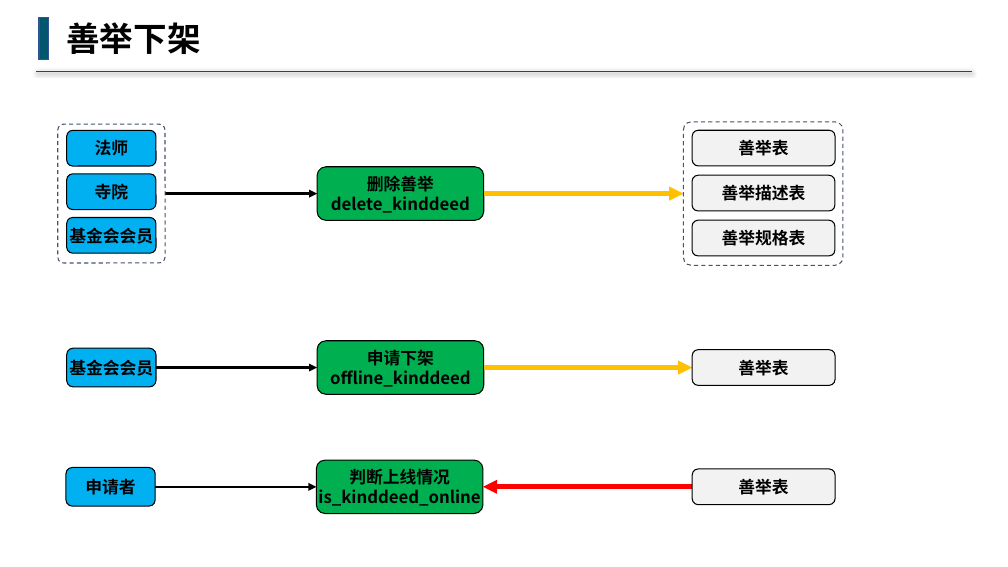
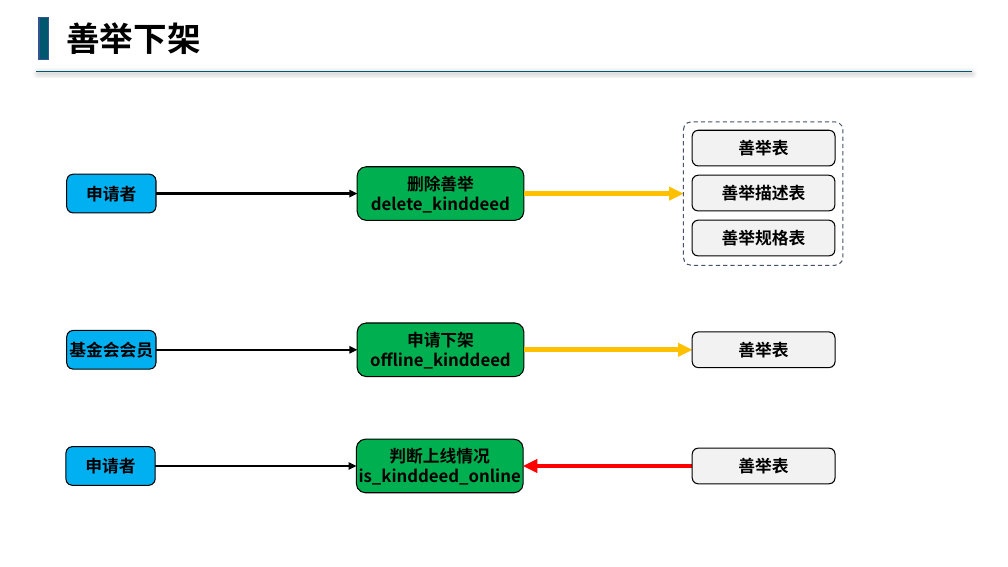
Before and after one commit to buddhachain/buddhaContract, a slide deck: slide 10 of doc/07.善举.pptx. Drawn at 1008x567 pixels with LibreOffice and Linux fonts; fonts in the diff are those of the drawing. Boxes give left, top, right and bottom in pixels: in the first picture for what was removed or moved away, otherwise in the second. Text is boxed around its words. In the diff, an @@ line names an element or a change of style, - is before the commit and + after.

```diff
--- a/doc/07.善举.pptx
+++ b/doc/07.善举.pptx
@@ rounded rectangle removed at (x1=57, y1=124, x2=165, y2=263) @@
@@ rounded rectangle removed at (x1=67, y1=130, x2=156, y2=166) @@
-法师
@@ rounded rectangle "删除善举" moved from (x1=317, y1=167, x2=483, y2=221) to (x1=358, y1=167, x2=524, y2=221) @@
@@ text in rounded rectangle at (x1=86, y1=185, x2=136, y2=202): text changed @@
-寺院
+申请者
@@ arrow moved from (165, 194) - (317, 194) to (156, 194) - (358, 194) @@
@@ arrow moved from (484, 194) - (684, 194) to (524, 194) - (684, 194) @@
@@ rounded rectangle removed at (x1=67, y1=218, x2=156, y2=253) @@
-基金会会员
@@ rounded rectangle "申请下架" moved from (x1=317, y1=341, x2=483, y2=395) to (x1=358, y1=323, x2=524, y2=377) @@
@@ arrow moved from (156, 368) - (317, 368) to (156, 350) - (358, 350) @@
@@ arrow moved from (484, 368) - (693, 368) to (524, 350) - (693, 350) @@
@@ rounded rectangle "判断上线情况" moved from (x1=316, y1=461, x2=482, y2=514) to (x1=356, y1=439, x2=523, y2=493) @@
@@ 4 rounded rectangles moved together from (x1=66, y1=349, x2=836, y2=506) to (x1=66, y1=330, x2=836, y2=485) @@
@@ arrow moved from (155, 487) - (316, 487) to (155, 466) - (356, 466) @@
@@ arrow moved from (693, 487) - (483, 487) to (693, 466) - (523, 466) @@
```
Also in this commit, not shown: 4 other slides changed, 1 other file.
